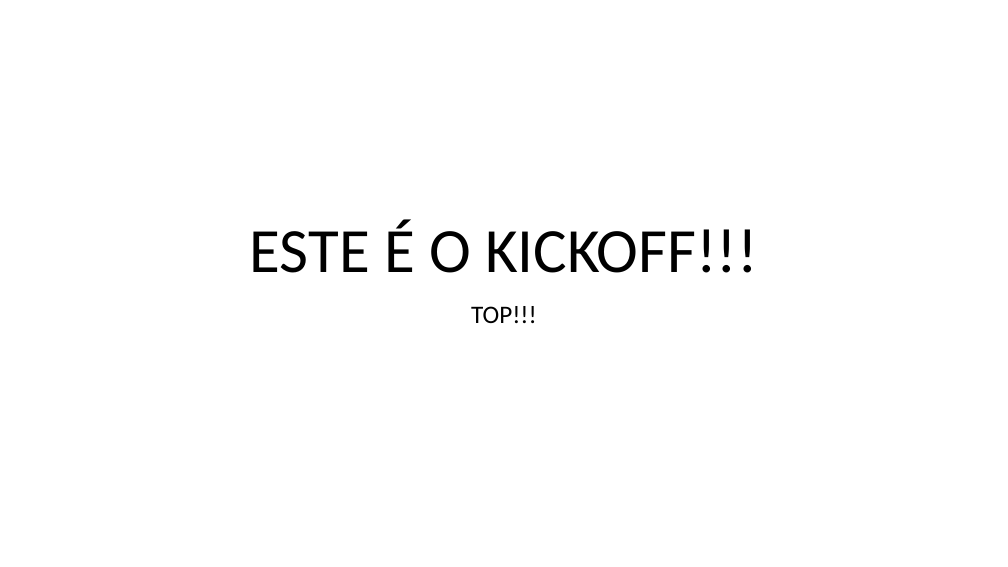
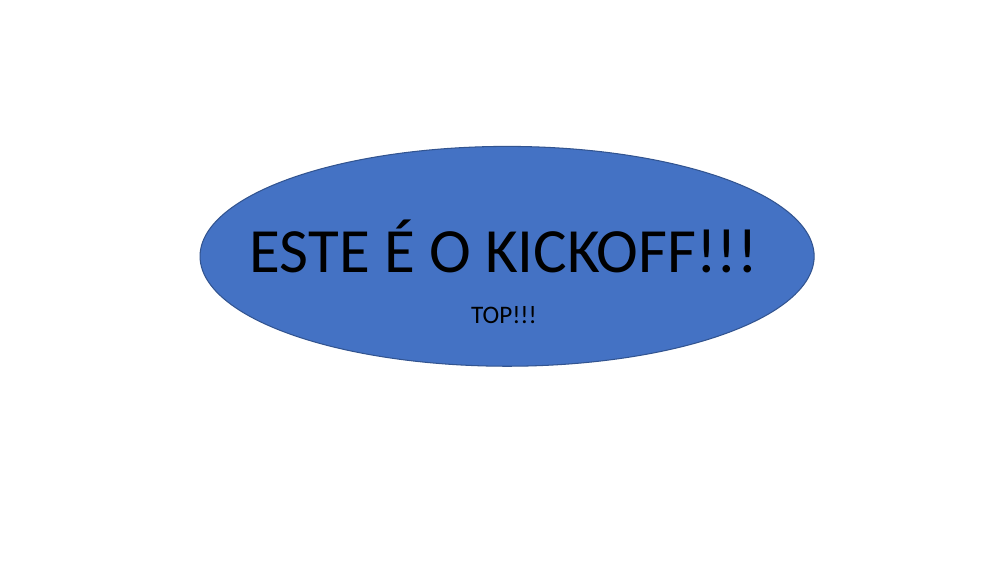
Before and after one commit to LeoBlanco123/2TDSPF-exemploGIT-2024, a slide deck: slide 1 of PastaDocumentos/Kickoff.pptx. Drawn at 1008x567 pixels with LibreOffice and Linux fonts; fonts in the diff are those of the drawing. Boxes give left, top, right and bottom in pixels: in the first picture for what was removed or moved away, otherwise in the second. Text is boxed around its words. In the diff, an @@ line names an element or a change of style, - is before the commit and + after.

Commit message:
2° Versao do Kickoff com fundo azul

```diff
--- a/PastaDocumentos/Kickoff.pptx
+++ b/PastaDocumentos/Kickoff.pptx
@@ ellipse added at bbox=[200, 147, 814, 367], fill #4472C4, outline #325491 1 pt @@
```
